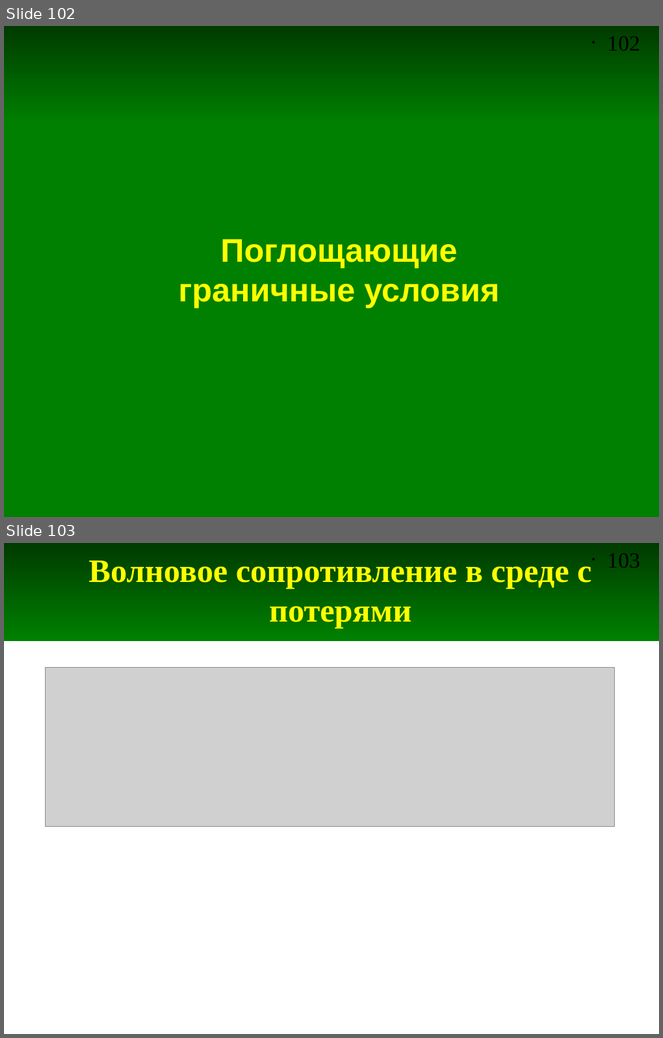
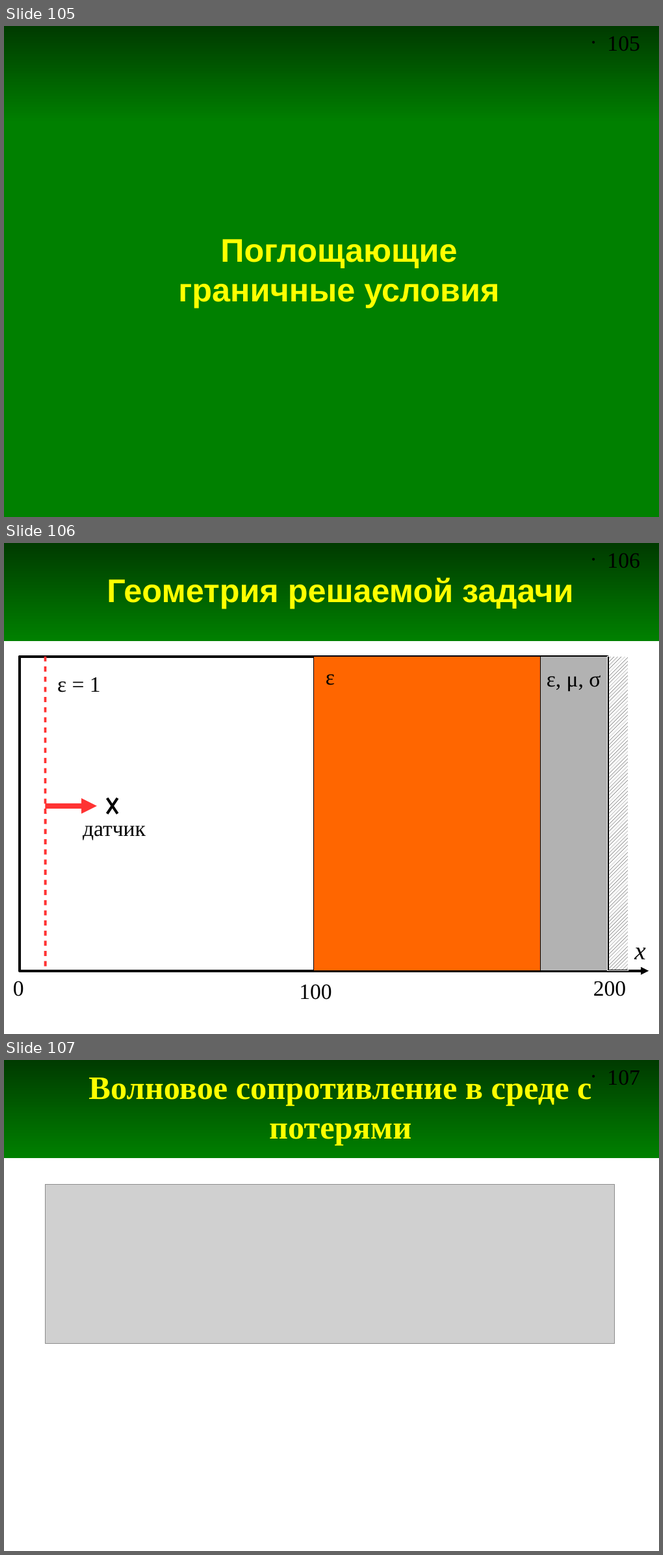
Before and after one commit to andris0147sv/modelling, a slide deck: presentations/2. FDTD.odp. Shown one above the other, each under a label of ours: slides 102 and 103 before the commit, slides 105, 106 and 107 after it. The pictures are 663x1038 and 663x1555 pixels, drawn with LibreOffice and Linux fonts; fonts in the diff are those of the drawing; grey boxes stand for pictures. Boxes give left, top, right and bottom in pixels: in the first picture for what was removed or moved away, otherwise in the second. Text is boxed around its words. In the diff, an @@ line names an element or a change of style, - is before the commit and + after.

```diff
--- a/presentations/2. FDTD.odp
+++ b/presentations/2. FDTD.odp
@@ slide 106 added at [4,543,659,1034], background #FFFFFF; not listed: 2 template elements that a slide beside it also shows @@
@@ title added at [107,577,573,609], 36 pt, text #FFFF00, bold @@
+Геометрия решаемой задачи
@@ rectangle added at [20,656,608,971], fill #FFFFFF, outline #000000 2.83 pt @@
@@ line added from (46, 656) to (46, 971), #FF3333 2.83 pt @@
@@ rectangle added at [313,656,540,971], fill #FF6600, outline #000000 0 pt @@
@@ rectangle added at [541,656,607,971], fill #B2B2B2, outline #000000 0 pt @@
@@ rectangle added at [607,656,628,971], fill pattern #000000 on #FFFFFF, outline #FFFFFF 0 pt @@
@@ text added at [57,677,101,693], 24 pt, text #000000 @@
+ε = 1
@@ text added at [326,674,335,685], 24 pt, text #000000 @@
+ε
@@ text added at [547,676,601,691], 24 pt, text #000000 @@
+ε, μ, σ
@@ arrow added from (46, 806) to (97, 806), #FF3333 5.67 pt @@
@@ line added from (107, 798) to (117, 813), #000000 2.83 pt @@
@@ line added from (117, 798) to (107, 813), #000000 2.83 pt @@
@@ text added at [83,826,146,840], 24 pt, text #000000 @@
+датчик
@@ text added at [634,948,646,960], 28 pt, text #000000, italic @@
+x
@@ arrow added from (607, 971) to (649, 971), #000000 2.83 pt @@
@@ text added at [13,981,24,997], 24 pt, text #000000 @@
+0
@@ text added at [299,984,332,1000], 24 pt, text #000000 @@
+100
@@ text added at [594,981,626,997], 24 pt, text #000000 @@
+200
@@ what was slide 102 is now slide 105 @@
@@ page number at [607,36,640,51]: text changed @@
-• 102
+• 105
@@ what was slide 103 is now slide 107 @@
@@ page number at [607,1070,640,1085]: text changed @@
-• 103
+• 107
```
Also in this commit, not shown: 7 slides changed, 3 other slides added, 5 other files.
